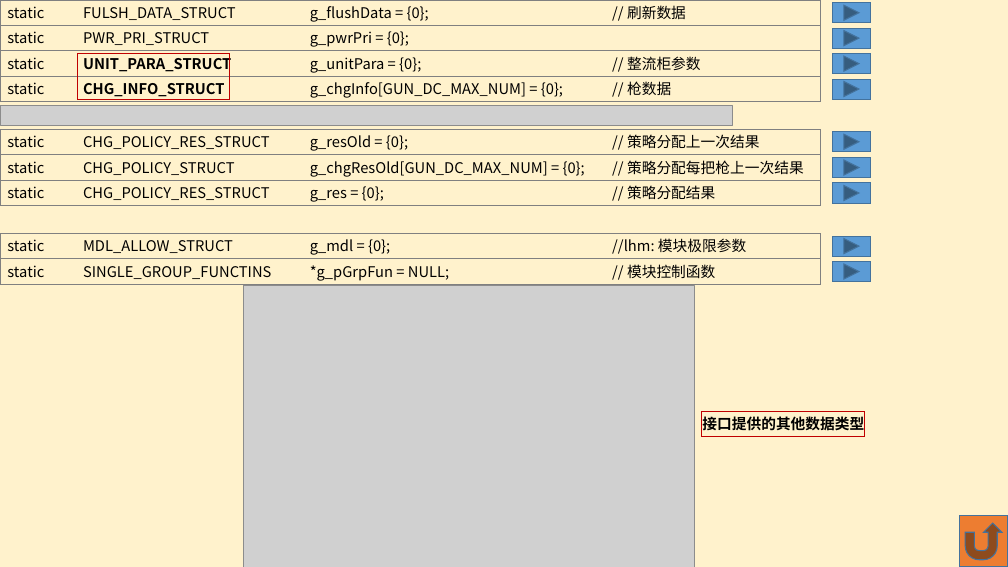
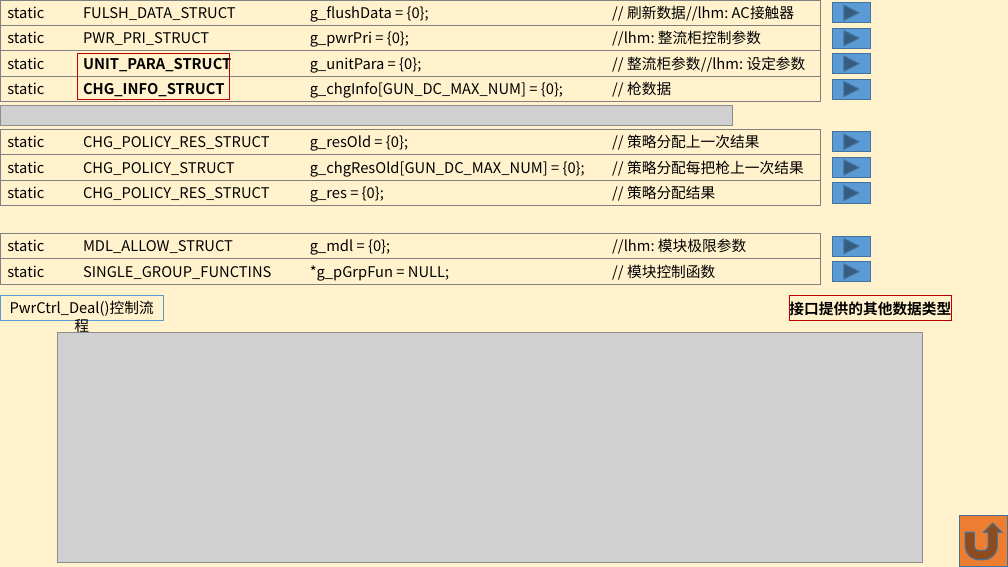
Before and after one commit to HaimanLiao/PwrCtrl_Read, a slide deck: slide 1 of pwrCtrl_Read_PPT.pptx. Drawn at 1008x567 pixels with LibreOffice and Linux fonts; fonts in the diff are those of the drawing; grey boxes stand for pictures. Boxes give left, top, right and bottom in pixels: in the first picture for what was removed or moved away, otherwise in the second. Text is boxed around its words. In the diff, an @@ line names an element or a change of style, - is before the commit and + after.

```diff
--- a/pwrCtrl_Read_PPT.pptx
+++ b/pwrCtrl_Read_PPT.pptx
@@ text in rectangle at bbox=[7, 5, 794, 22]: text changed @@
-static FULSH_DATA_STRUCT g_flushData = {0}; // 刷新数据
+static FULSH_DATA_STRUCT g_flushData = {0}; // 刷新数据//lhm: AC接触器
@@ text in rectangle at bbox=[7, 54, 806, 73]: text changed @@
-static UNIT_PARA_STRUCT g_unitPara = {0}; // 整流柜参数
+static UNIT_PARA_STRUCT g_unitPara = {0}; // 整流柜参数//lhm: 设定参数
@@ text in rectangle at bbox=[7, 30, 761, 47]: text changed @@
-static PWR_PRI_STRUCT g_pwrPri = {0};
+static PWR_PRI_STRUCT g_pwrPri = {0}; //lhm: 整流柜控制参数
@@ rectangle added at bbox=[0, 296, 163, 321], outline #5B9BD5 0.75 pt, 14 pt, text #000000 @@
+PwrCtrl_Deal()控制流程
@@ picture removed at bbox=[243, 286, 694, 567] @@
@@ text "接口提供的其他数据类型" rewrapped from bbox=[702, 416, 864, 431] to bbox=[789, 300, 951, 319] @@
@@ rectangle: place and size @@
-rectangle at bbox=[702, 411, 864, 437]
+rectangle at bbox=[789, 296, 952, 321]
@@ picture added at bbox=[57, 332, 923, 562] @@
```
Also in this commit, not shown: 1 other slide changed, 1 slide added, 4 other files.
